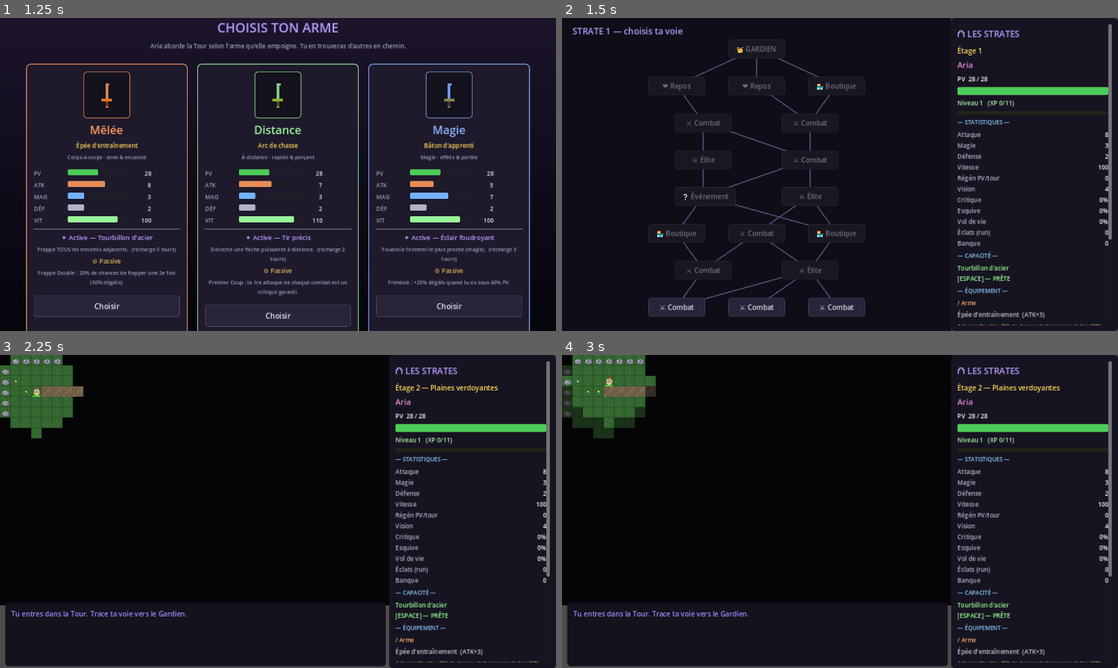
Above: before the commit, frames 1-4 (two rows, left to right).
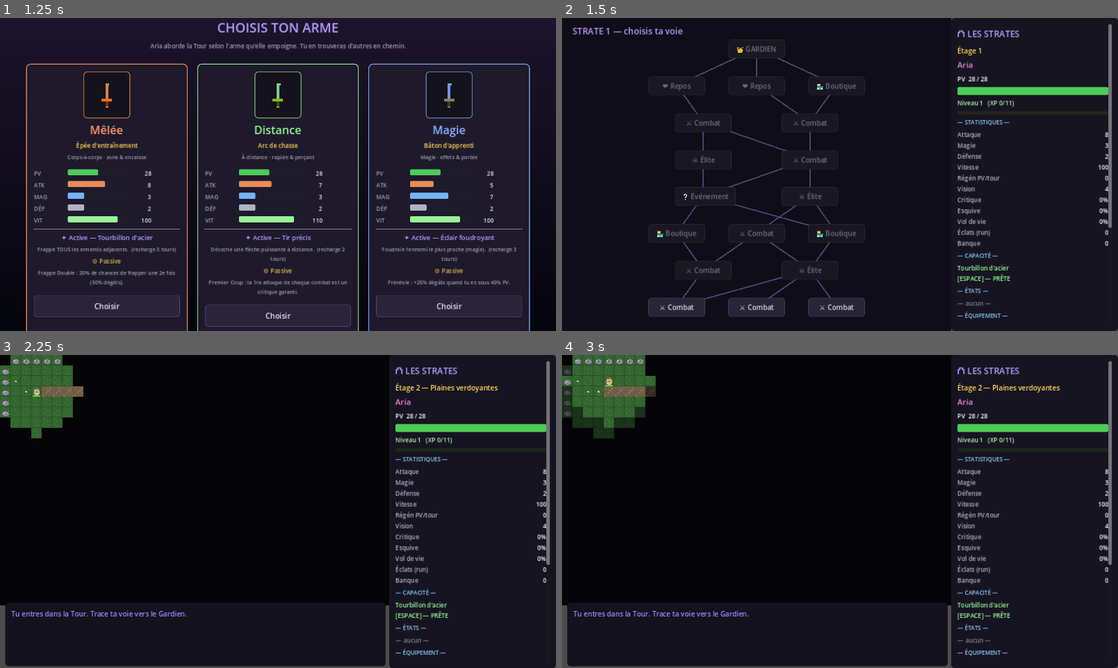
Above: after the commit, the same moments.

Repository: silversoulicious-lgtm/rpg-rogue-like-
Game: Godot game, scene res://scenes/Main.tscn
Two runs of this game, one before a commit and one after it. Both use one fixed random seed, a clock stepped at 60 frames per second and the inputs below.
Inputs:
- Up to frame 1 (1.25 s): click "▶ Nouvelle Ascension" at 0.5 s
- Up to frame 2 (1.5 s): click "Choisir" at 1.25 s
- Up to frame 3 (2.25 s): click "⚔ Combat" at 2 s
- Up to frame 4 (3 s): tap Enter at 2.75 s; hold D from 2.78 s (still down); tap K at 2.85 s

Frame 1 is identical in both runs. In frame 2, 0.4% of the frame differs, in the area x 71-99%, y 66-99%; in frame 3, 0.4%; in frame 4, 0.4%.

Commit message:
Phase 1 — Statuts & primitives de combat (tour-par-tour)
Pose le socle technique des compétences/pouvoirs à venir, en adaptant les
idées « temps réel » au tour-par-tour.

Système de statuts (Entity) :
- Poison / Brûlure : DoT par TOUR, cumulable en stacks (plafond).
- Ralentissement : réduit la Vitesse effective (effective_speed()).
- Paralysie : l'entité saute son tour tant qu'elle est active.
- add_status / has_status / status_value / status_stacks / tick_statuses /
  clear_statuses.

Intégration boucle de tours (Main) :
- _begin_turn() : régénération + tic des statuts (DoT, durées) ; renvoie
  l'état de paralysie. Remplace _apply_regen pour le joueur et les ennemis.
- La boucle d'énergie utilise effective_speed() (ralentissement) ; un ennemi
  paralysé saute son action ; un DoT peut achever un ennemi.
- Paralysie côté joueur : toute action fait perdre le tour.
- Les statuts du joueur sont remis à zéro à chaque nouvel étage.

Primitives réutilisables (Main) : aoe_attack, pierce_attack, bounce_attack
(rebond/chaîne avec atténuation), dash, + helpers apply_poison/burn/slow/stun.
_do_whirl réécrit sur aoe_attack.

HUD : nouvelle section « ÉTATS » (sous Capacité) affichant poison/brûlure
(×stacks), ralentissement et paralysie avec durée restante.

Smoke test étendu (statuts + primitives) : === SMOKETEST PASSED ===.
Rendu de la section ÉTATS vérifié par capture Xvfb.

Co-Authored-By: Claude Opus 4.8 <noreply@anthropic.com>
Claude-Session: https://claude.ai/code/session_016MmELPHi3icS2421g6DP4C

Diff:
--- a/_smoketest.gd
+++ b/_smoketest.gd
@@ -266,5 +266,43 @@
 	assert(main.player.vision == v0 + 2, "le talent augmente le rayon de vision")
 	print("OK vision: base %d, talent +2 -> %d" % [v0, main.player.vision])
 
+	# --- Phase 1 : effets de statut (poison/brûlure, ralentissement, paralysie) ----
+	var te = Entity.new()
+	te.max_hp = 100; te.hp = 100; te.speed = 100
+	te.add_status("poison", 3, 5.0, 10)
+	te.add_status("poison", 3, 5.0, 10)
+	assert(te.status_stacks("poison") == 2, "poison cumule en stacks")
+	var dot = te.tick_statuses()
+	assert(dot == 10 and te.hp == 90, "DoT poison = value × stacks par tour")
+	te.add_status("slow", 2, 0.5)
+	assert(te.effective_speed() == 50, "ralentissement réduit la vitesse effective")
+	te.add_status("stun", 1)
+	assert(te.has_status("stun"), "paralysie active")
+	te.tick_statuses()
+	assert(not te.has_status("stun"), "la paralysie expire après sa durée")
+	print("OK statuts: poison cumulable, ralentissement, paralysie")
+
+	# --- Phase 1 : primitives de combat (AoE, rebond, dash, helpers de statut) -----
+	main.start_run("melee")
+	main.choose_map_node(main.reachable_indices()[0])   # -> PLAYING (dungeon + ennemis)
+	var px = main.player.x; var py = main.player.y
+	main.enemies.clear()
+	var mk = func(dx, dy):
+		var e = Entity.new()
+		e.faction = Entity.Faction.ENEMY
+		e.display_name = "cible"; e.max_hp = 9999; e.hp = 9999
+		e.x = px + dx; e.y = py + dy; e.speed = 100
+		main.enemies.append(e)
+		return e
+	var e1 = mk.call(1, 0)
+	var _e2 = mk.call(2, 0)
+	var e3 = mk.call(0, 1)
+	assert(main.aoe_attack(main.player.pos(), 1, 5, "test") == 2, "AoE rayon 1 touche les ennemis adjacents")
+	assert(main.bounce_attack(_e2, 10, 2, "test") >= 2, "rebond touche plusieurs ennemis")
+	main.apply_poison(e1, 3, 4.0, 10)
+	main.apply_slow(e3, 2, 0.4)
+	assert(e1.has_status("poison") and e3.has_status("slow"), "les helpers appliquent les statuts")
+	print("OK primitives: AoE, rebond, dash dispo + helpers de statut")
+
 	print("=== SMOKETEST PASSED ===")
 	get_tree().quit()
--- a/scripts/Entity.gd
+++ b/scripts/Entity.gd
@@ -66,6 +66,12 @@
 # --- Système de vitesse ---
 var energy: int = 0
 
+# --- Effets de statut (transitoires, durée en TOURS) ---
+# Chaque entrée : { id, turns, value, stacks }. DoT : "poison" / "burn"
+# (dégâts = value × stacks par tour). "slow" : value = fraction de Vitesse en
+# moins. "stun" : saute son tour tant que turns > 0.
+var statuses: Array = []
+
 func pos() -> Vector2i:
 	return Vector2i(x, y)
 
@@ -91,6 +97,61 @@
 func tick_cooldown() -> void:
 	if ability_cd > 0:
 		ability_cd -= 1
+
+# --- Effets de statut ---------------------------------------------------------
+## Applique/rafraîchit un statut. DoT (poison/burn) cumule jusqu'à max_stacks ;
+## les autres (slow/stun) rafraîchissent la durée et gardent la valeur la plus forte.
+func add_status(id: String, turns: int, value: float = 0.0, max_stacks: int = 1) -> void:
+	for s in statuses:
+		if s["id"] == id:
+			s["stacks"] = mini(max_stacks, int(s.get("stacks", 1)) + (1 if max_stacks > 1 else 0))
+			s["turns"] = maxi(int(s["turns"]), turns)
+			s["value"] = maxf(float(s["value"]), value)
+			return
+	statuses.append({ "id": id, "turns": turns, "value": value, "stacks": 1 })
+
+func has_status(id: String) -> bool:
+	for s in statuses:
+		if s["id"] == id and int(s["turns"]) > 0:
+			return true
+	return false
+
+func status_value(id: String) -> float:
+	for s in statuses:
+		if s["id"] == id:
+			return float(s["value"])
+	return 0.0
+
+func status_stacks(id: String) -> int:
+	for s in statuses:
+		if s["id"] == id:
+			return int(s.get("stacks", 1))
+	return 0
+
+func clear_statuses() -> void:
+	statuses.clear()
+
+## Avance les statuts d'un tour : applique les DoT (renvoie les dégâts subis) et
+## décrémente toutes les durées, retirant les statuts expirés.
+func tick_statuses() -> int:
+	var dot: int = 0
+	var keep: Array = []
+	for s in statuses:
+		var id: String = s["id"]
+		if id == "poison" or id == "burn":
+			dot += int(round(float(s["value"]) * int(s.get("stacks", 1))))
+		s["turns"] = int(s["turns"]) - 1
+		if int(s["turns"]) > 0:
+			keep.append(s)
+	statuses = keep
+	if dot > 0:
+		hp = max(0, hp - dot)
+	return dot
+
+## Vitesse effective, réduite par le ralentissement (statut "slow").
+func effective_speed() -> int:
+	var slow: float = status_value("slow") if has_status("slow") else 0.0
+	return maxi(10, int(round(float(speed) * (1.0 - clampf(slow, 0.0, 0.9)))))
 
 func has_artifact(id: String) -> bool:
 	for a in artifacts:
--- a/scripts/Hud.gd
+++ b/scripts/Hud.gd
@@ -45,6 +45,7 @@
 var equip_box: VBoxContainer
 var artifact_box: VBoxContainer
 var synergy_box: VBoxContainer
+var status_box: VBoxContainer
 
 var map_layer: CanvasLayer
 var map_root: Control
@@ -117,6 +118,8 @@
 
 	v.add_child(_section("CAPACITÉ"))
 	sb_ability = Ui.label("", 14, Color.WHITE, false, true, SIDEBAR_W - 56); v.add_child(sb_ability)
+	v.add_child(_section("ÉTATS"))
+	status_box = Ui.vbox(3); v.add_child(status_box)
 	v.add_child(_section("ÉQUIPEMENT"))
 	equip_box = Ui.vbox(6); v.add_child(equip_box)
 	v.add_child(_section("ARTEFACTS"))
@@ -721,6 +724,7 @@
 	_rebuild_equip()
 	_rebuild_artifacts()
 	_rebuild_synergies()
+	_rebuild_statuses()
 	log_label.text = "\n".join(game.messages)
 
 func _rebuild_equip() -> void:
@@ -757,3 +761,27 @@
 	for s in syns:
 		synergy_box.add_child(Ui.label("⚡ " + str(s["name"]), 14, s.get("color", Color(1.0, 0.9, 0.5))))
 		synergy_box.add_child(Ui.label(str(s.get("desc", "")), 11, Color(0.7, 0.7, 0.78), false, true, SIDEBAR_W - 60))
+
+const STATUS_LABEL := {
+	"poison": ["☠ Poison", Color(0.62, 0.85, 0.4)],
+	"burn": ["🔥 Brûlure", Color(1.0, 0.55, 0.3)],
+	"slow": ["🐌 Ralenti", Color(0.6, 0.8, 1.0)],
+	"stun": ["💫 Paralysé", Color(0.8, 0.75, 1.0)],
+}
+
+func _rebuild_statuses() -> void:
+	for c in status_box.get_children():
+		c.queue_free()
+	var st: Array = game.player.statuses
+	if st.is_empty():
+		status_box.add_child(Ui.label("— aucun —", 14, Color(0.5, 0.5, 0.58)))
+		return
+	for s in st:
+		var id: String = str(s["id"])
+		var meta: Array = STATUS_LABEL.get(id, [id, Color.WHITE])
+		var txt: String = str(meta[0])
+		var stacks: int = int(s.get("stacks", 1))
+		if (id == "poison" or id == "burn") and stacks > 1:
+			txt += " ×%d" % stacks
+		txt += "  (%d t)" % int(s["turns"])
+		status_box.add_child(Ui.label(txt, 14, meta[1]))
--- a/scripts/Main.gd
+++ b/scripts/Main.gd
@@ -211,6 +211,7 @@
 # --- Génération d'un combat (combat / élite / boss) ---------------------------
 func generate_floor(node_type: String = "combat") -> void:
 	first_strike_used = false
+	player.clear_statuses()
 	var msize: Vector2i = Data.random_map_size(rng)
 	dungeon = Dungeon.new(msize.x, msize.y, rng, Data.biome_for_floor(floor_num))
 	player.x = dungeon.start.x
@@ -375,8 +376,18 @@
 			open_inventory()
 
 # --- Actions du joueur --------------------------------------------------------
+## Si l'héroïne est paralysée, toute action lui fait perdre son tour.
+func _player_stunned() -> bool:
+	if player != null and player.has_status("stun"):
+		add_message("[color=#b3a8e0]Tu es paralysée — tour perdu ![/color]")
+		_player_acted()
+		return true
+	return false
+
 func try_move(dx: int, dy: int) -> void:
 	if state != State.PLAYING:
+		return
+	if _player_stunned():
 		return
 	var nx: int = player.x + dx
 	var ny: int = player.y + dy
@@ -403,10 +414,14 @@
 func pass_turn() -> void:
 	if state != State.PLAYING:
 		return
+	if _player_stunned():
+		return
 	_player_acted()
 
 func use_ability() -> void:
 	if state != State.PLAYING:
+		return
+	if _player_stunned():
 		return
 	if player.ability_id == "":
 		add_message("[color=#888888]Aucune arme équipée : pas de compétence.[/color]")
@@ -433,12 +448,7 @@
 
 func _do_whirl() -> bool:
 	var base: int = player.atk + player.magic + player.ability_power
-	var hit := false
-	for e in enemies.duplicate():
-		if e.is_alive() and _chebyshev(player.pos(), e.pos()) == 1:
-			hit = true
-			_player_attack(e, base, "[color=#ffd24a]Tourbillon[/color] frappe")
-	return hit
+	return aoe_attack(player.pos(), 1, base, "[color=#ffd24a]Tourbillon[/color] frappe") > 0
 
 func _do_ranged(base: int, verb: String) -> bool:
 	var target: Entity = _nearest_enemy_in_range(player.ability_range)
@@ -458,6 +468,91 @@
 			best_d = d
 			best = e
 	return best
+
+# --- Primitives de combat (briques réutilisées par les compétences/pouvoirs) --
+## Zone : frappe tous les ennemis vivants dans le rayon (Chebyshev) du centre.
+func aoe_attack(center: Vector2i, radius: int, base: int, verb: String) -> int:
+	var hits := 0
+	for e in enemies.duplicate():
+		if e.is_alive() and _chebyshev(center, e.pos()) <= radius:
+			_player_attack(e, base, verb)
+			hits += 1
+	return hits
+
+## Transpercement : depuis `from`, avance selon `dir` et frappe tous les ennemis
+## alignés jusqu'à un obstacle/bord (ou max_range cases).
+func pierce_attack(from: Vector2i, dir: Vector2i, base: int, verb: String, max_range: int = 12) -> int:
+	var hits := 0
+	var p: Vector2i = from
+	for i in max_range:
+		p += dir
+		if not dungeon.is_walkable(p.x, p.y):
+			break
+		var e: Entity = enemy_at(p.x, p.y)
+		if e != null and e.is_alive():
+			_player_attack(e, base, verb)
+			hits += 1
+	return hits
+
+## Rebond / chaîne : frappe une 1re cible puis saute vers l'ennemi vivant le plus
+## proche non encore touché (jusqu'à `bounces` sauts), avec atténuation `falloff`.
+func bounce_attack(first: Entity, base: int, bounces: int, verb: String, falloff: float = 0.85, jump_range: int = 6) -> int:
+	if first == null or not first.is_alive():
+		return 0
+	var hit_ids := {}
+	var current: Entity = first
+	var dmg: int = base
+	var hits := 0
+	for i in bounces + 1:
+		if current == null or not current.is_alive():
+			break
+		_player_attack(current, dmg, verb)
+		hit_ids[current.get_instance_id()] = true
+		hits += 1
+		dmg = max(1, int(round(dmg * falloff)))
+		current = _nearest_enemy_excluding(current.pos(), jump_range, hit_ids)
+	return hits
+
+## Dash : déplace le joueur de `distance` cases dans `dir`, s'arrêtant avant un
+## obstacle ou un ennemi. Renvoie le nombre de cases parcourues.
+func dash(dir: Vector2i, distance: int) -> int:
+	var moved := 0
+	for i in distance:
+		var nx: int = player.x + dir.x
+		var ny: int = player.y + dir.y
+		if not dungeon.is_walkable(nx, ny) or enemy_at(nx, ny) != null or Vector2i(nx, ny) == dungeon.stairs:
+			break
+		player.x = nx
+		player.y = ny
+		moved += 1
+	if moved > 0:
+		_pickup_loot_at(player.pos())
+	return moved
+
+func _nearest_enemy_excluding(from: Vector2i, rng_tiles: int, exclude: Dictionary) -> Entity:
+	var best: Entity = null
+	var best_d: int = 999999
+	for e in enemies:
+		if not e.is_alive() or exclude.has(e.get_instance_id()):
+			continue
+		var d: int = _chebyshev(from, e.pos())
+		if d <= rng_tiles and d < best_d:
+			best_d = d
+			best = e
+	return best
+
+# --- Statuts : application (utilisés par compétences/pouvoirs) -----------------
+func apply_poison(target: Entity, turns: int, dmg_per_turn: float, max_stacks: int = 10) -> void:
+	target.add_status("poison", turns, dmg_per_turn, max_stacks)
+
+func apply_burn(target: Entity, turns: int, dmg_per_turn: float, max_stacks: int = 5) -> void:
+	target.add_status("burn", turns, dmg_per_turn, max_stacks)
+
+func apply_slow(target: Entity, turns: int, pct: float) -> void:
+	target.add_status("slow", turns, pct)
+
+func apply_stun(target: Entity, turns: int) -> void:
+	target.add_status("stun", turns)
 
 # --- Combat -------------------------------------------------------------------
 ## Attaque du JOUEUR vers un ennemi : gère critique, défense, vol de vie,
@@ -648,7 +743,7 @@
 # --- Boucle de tour à énergie -------------------------------------------------
 func _player_acted() -> void:
 	player.energy -= Entity.ACTION_COST
-	_apply_regen(player)
+	_begin_turn(player)
 	player.tick_cooldown()
 	if not player.is_alive():
 		game_over()
@@ -673,24 +768,42 @@
 			if e.is_alive() and e.energy >= Entity.ACTION_COST:
 				ready.append(e)
 		if ready.is_empty():
-			player.energy += player.speed
+			player.energy += player.effective_speed()
 			for e in enemies:
 				if e.is_alive():
-					e.energy += e.speed
+					e.energy += e.effective_speed()
 			continue
 		for e in ready:
 			if not e.is_alive():
 				continue
 			e.energy -= Entity.ACTION_COST
-			_apply_regen(e)
+			var stunned: bool = _begin_turn(e)
+			if not e.is_alive():        # un DoT (poison/brûlure) l'a achevé
+				on_enemy_killed(e)
+				continue
+			if stunned:
+				add_message("[color=#b3a8e0]%s est paralysé.[/color]" % e.display_name)
+				continue
 			_enemy_act(e)
 			if not player.is_alive():
 				game_over()
 				return
 
-func _apply_regen(e: Entity) -> void:
-	if e.hp_regen > 0 and e.is_alive():
+## Début de tour d'une entité : régénération + tic des statuts (DoT, durées).
+## Renvoie true si l'entité est PARALYSÉE ce tour (elle saute son action).
+func _begin_turn(e: Entity) -> bool:
+	if not e.is_alive():
+		return false
+	var stunned: bool = e.has_status("stun")
+	if e.hp_regen > 0:
 		e.heal(e.hp_regen)
+	var dot: int = e.tick_statuses()
+	if dot > 0:
+		if e.faction == Entity.Faction.PLAYER:
+			add_message("[color=#9fdf6a]Tu subis %d dégâts (poison/brûlure).[/color]" % dot)
+		else:
+			add_message("[color=#9fdf6a]%s subit %d (poison/brûlure).[/color]" % [e.display_name, dot])
+	return stunned
 
 func _enemy_act(e: Entity) -> void:
 	if e.is_boss and not e.enraged and e.hp <= e.max_hp * 0.5:
